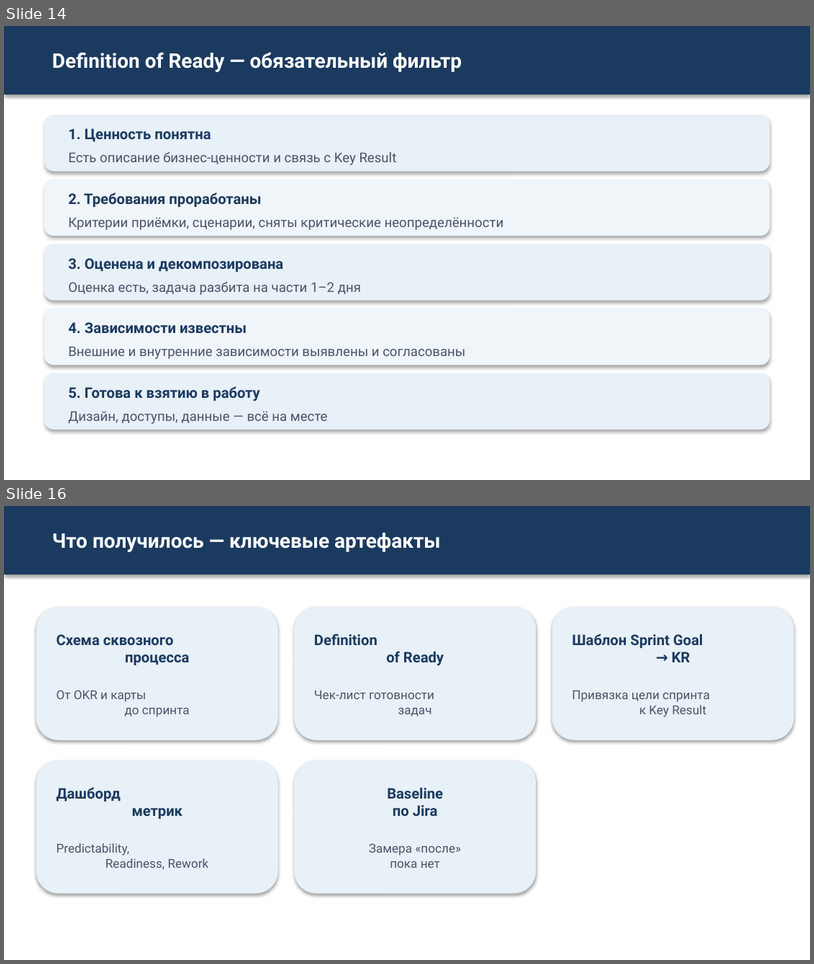
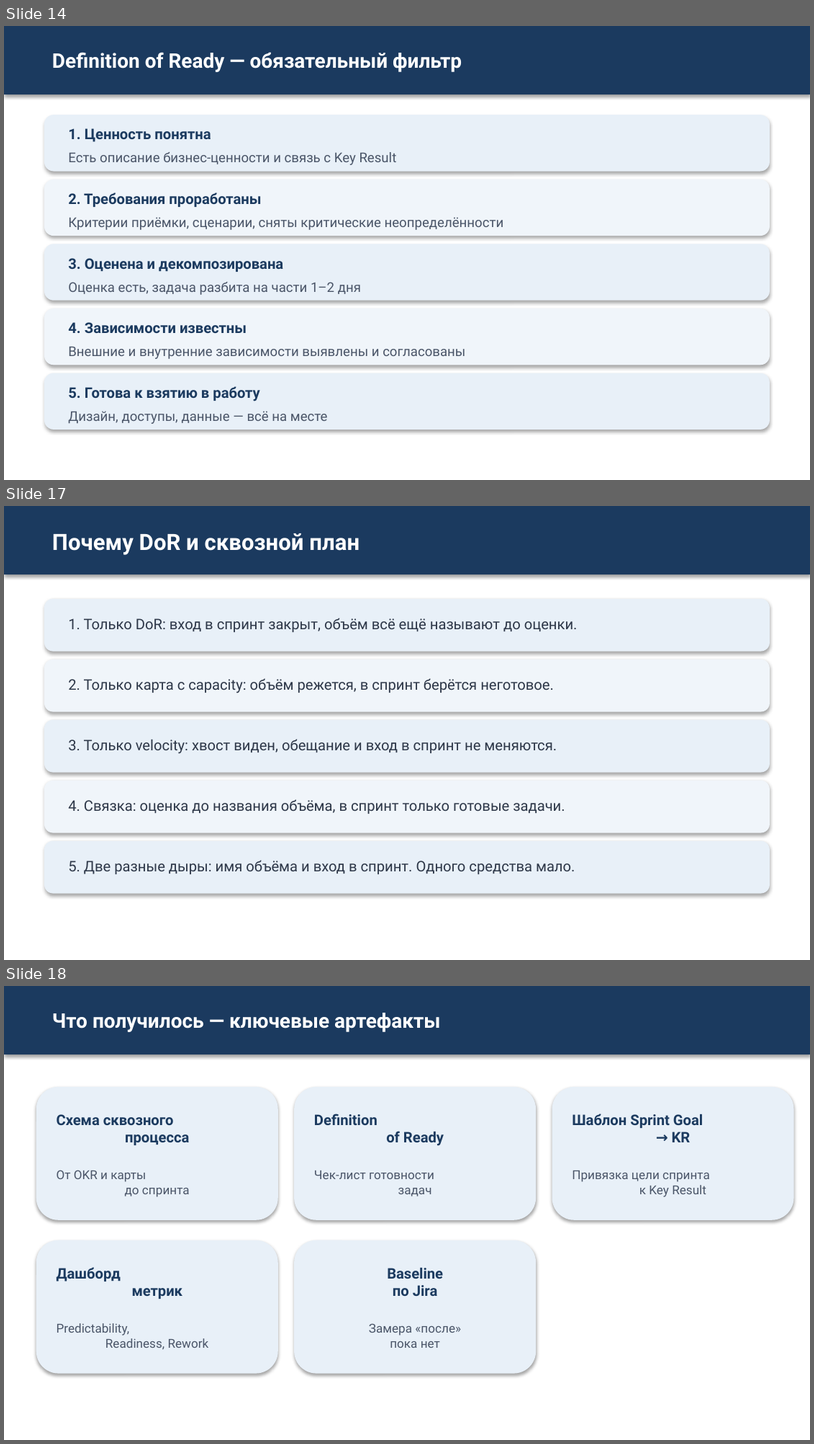
Before and after one commit to camelot270/otus_work, a slide deck: docs/Zashita_proekta_Skvoznoe_planirovanie.pptx. Shown one above the other, each under a label of ours: slides 14 and 16 before the commit, slides 14, 17 and 18 after it; the slides between them are not shown. The pictures are 814x964 and 814x1444 pixels, drawn with LibreOffice and Linux fonts; fonts in the diff are those of the drawing. Boxes give left, top, right and bottom in pixels: in the first picture for what was removed or moved away, otherwise in the second. Text is boxed around its words. In the diff, an @@ line names an element or a change of style, - is before the commit and + after.

```diff
--- a/docs/Zashita_proekta_Skvoznoe_planirovanie.pptx
+++ b/docs/Zashita_proekta_Skvoznoe_planirovanie.pptx
@@ slide 17 added at [4,506,810,960], background #FFFFFF @@
@@ rectangle added at [4,506,810,574], fill #1B3A5F @@
@@ text added at [52,533,360,555], 20 pt, text #FFFFFF, bold @@
+Почему DoR и сквозной план
@@ rounded rectangle added at [44,599,770,651], fill #E8F0F8 @@
@@ text added at [68,618,578,632], 13 pt, text #2D3748 @@
+1. Только DoR: вход в спринт закрыт, объём всё ещё называют до оценки.
@@ rounded rectangle added at [44,659,770,712], fill #F0F5FA @@
@@ text added at [68,678,554,693], 13 pt, text #2D3748 @@
+2. Только карта с capacity: объём режется, в спринт берётся неготовое.
@@ rounded rectangle added at [44,720,770,772], fill #E8F0F8 @@
@@ text added at [68,739,557,754], 13 pt, text #2D3748 @@
+3. Только velocity: хвост виден, обещание и вход в спринт не меняются.
@@ rounded rectangle added at [44,780,770,833], fill #F0F5FA @@
@@ text added at [68,799,565,813], 13 pt, text #2D3748 @@
+4. Связка: оценка до названия объёма, в спринт только готовые задачи.
@@ rounded rectangle added at [44,841,770,893], fill #E8F0F8 @@
@@ text added at [68,860,575,874], 13 pt, text #2D3748 @@
+5. Две разные дыры: имя объёма и вход в спринт. Одного средства мало.
@@ what was slide 16 is now slide 18 @@
```
Also in this commit, not shown: 4 slides changed, 1 other slide added, 1 other file.
